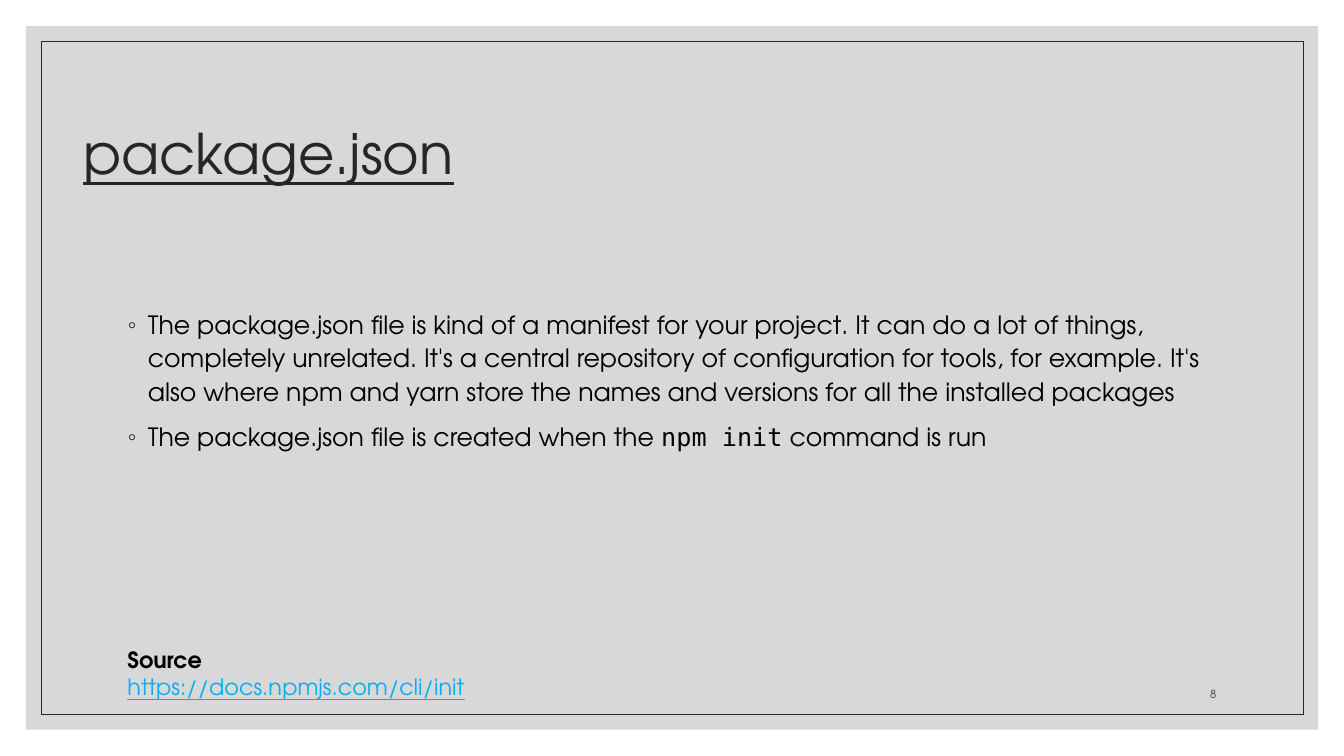
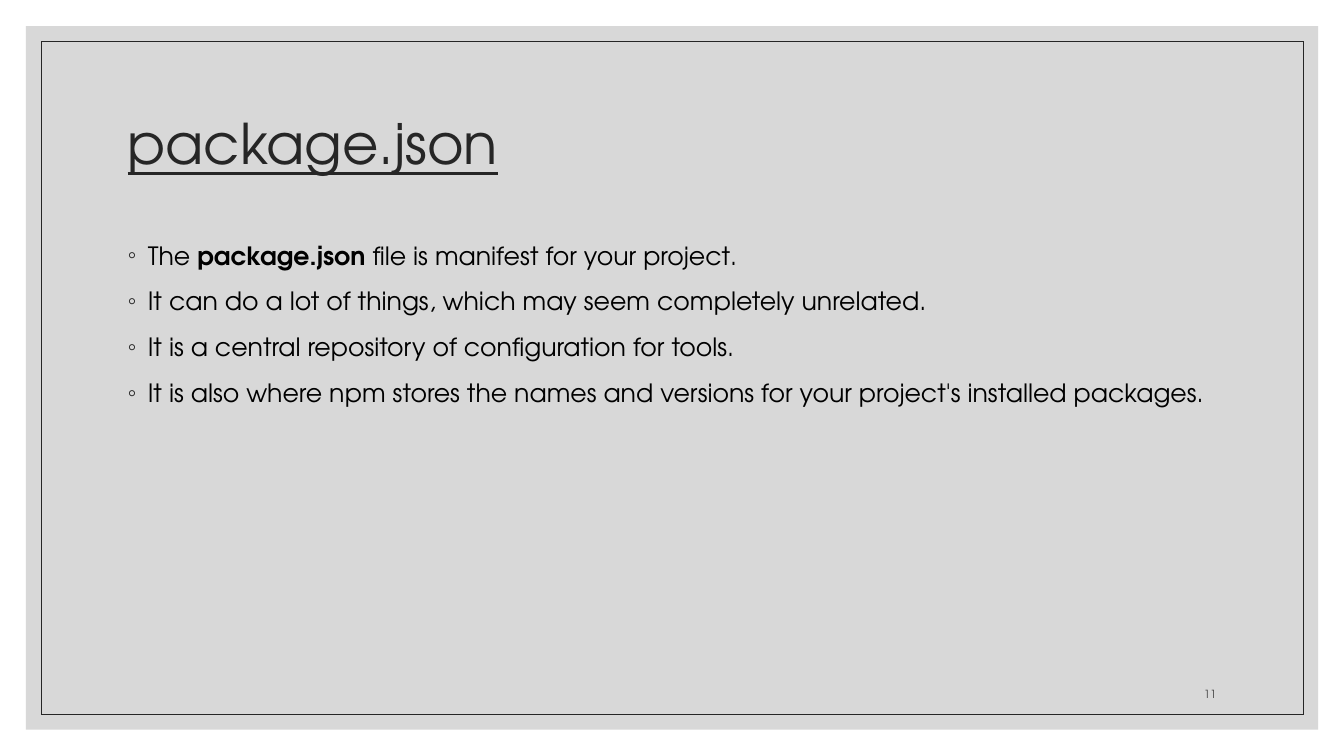
Before and after one commit to zackstotts/base-node-curriculum, a slide deck: slide 11 of unit_01/slides/Unit01-PartII.pptx (slide 8 before the commit). Drawn at 1344x756 pixels with LibreOffice and Linux fonts; fonts in the diff are those of the drawing. Boxes give left, top, right and bottom in pixels: in the first picture for what was removed or moved away, otherwise in the second. Text is boxed around its words. In the diff, an @@ line names an element or a change of style, - is before the commit and + after.

```diff
--- a/unit_01/slides/Unit01-PartII.pptx
+++ b/unit_01/slides/Unit01-PartII.pptx
@@ title "package.json": place and size @@
-title "package.json" at box(83, 132, 453, 186)
+title "package.json" at box(128, 122, 498, 176)
@@ text at box(148, 245, 1204, 408): text changed @@
-◦ The package.json file is kind of a manifest for your project. It can do a lot of things, completely unrelated. It's a central repository of configuration for tools, for example. It's also where npm and yarn store the names and versions for all the installed packages
-◦ The package.json file is created when the npm init command is run
+◦ The package.json file is manifest for your project.
+◦ It can do a lot of things, which may seem completely unrelated.
+◦ It is a central repository of configuration for tools.
+◦ It is also where npm stores the names and versions for your project's installed packages.
@@ text removed at box(127, 651, 464, 700) @@
-Source
-https://docs.npmjs.com/cli/init
@@ page number at box(1204, 690, 1216, 698): text changed @@
-8
+11
```
Also in this commit, not shown: 17 other slides changed, 6 slides added, 10 slides removed, 1 other file.
